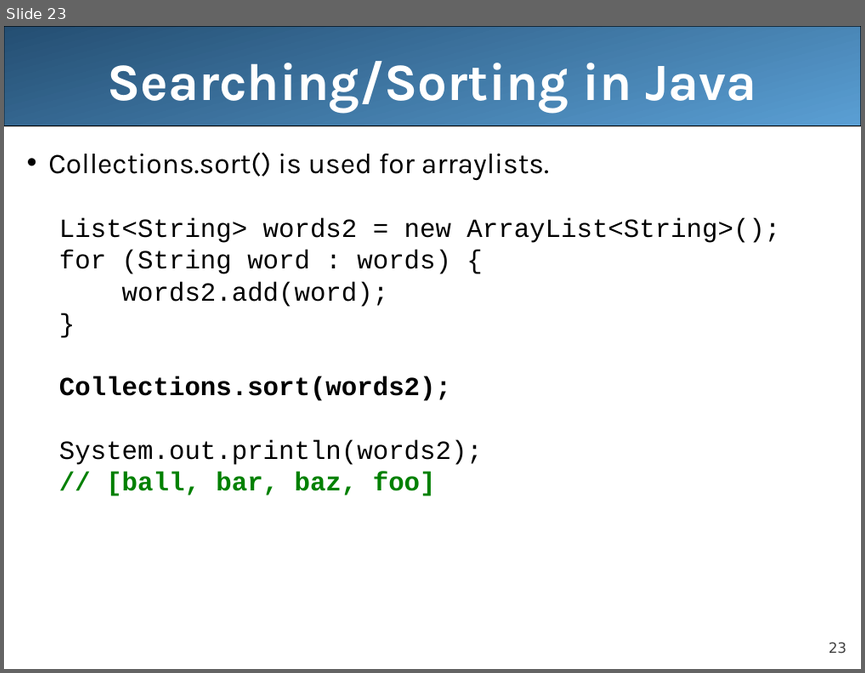
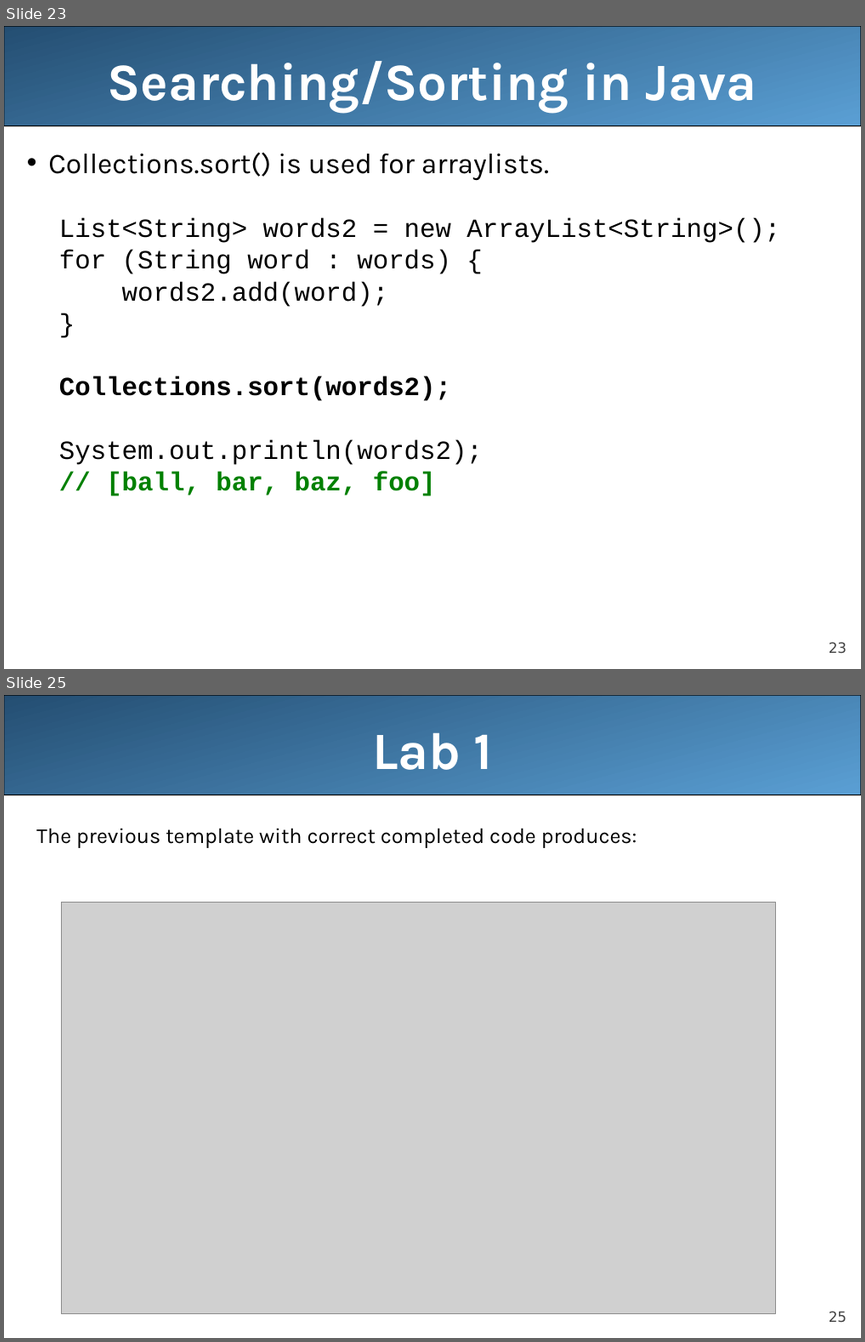
Before and after one commit to LongBaoNguyen/longbaonguyen.github.io, a slide deck: courses/apcsa/lecture23.ppt. Shown one above the other, each under a label of ours: slide 23 before the commit, slides 23 and 25 after it; the slides between them are not shown. The pictures are 865x673 and 865x1342 pixels, drawn with LibreOffice and Linux fonts; fonts in the diff are those of the drawing; grey boxes stand for pictures. Boxes give left, top, right and bottom in pixels: in the first picture for what was removed or moved away, otherwise in the second. Text is boxed around its words. In the diff, an @@ line names an element or a change of style, - is before the commit and + after.

```diff
--- a/courses/apcsa/lecture23.ppt
+++ b/courses/apcsa/lecture23.ppt
@@ slide 25 added at (4,695,861,1338), background #FFFFFF; not listed: 2 template elements that a slide beside it also shows @@
@@ title added at (372,732,493,770), 44 pt, text #FFFFFF, bold @@
+Lab 1
@@ text added at (36,828,637,848), 18 pt, text #000000 @@
+The previous template with correct completed code produces:
@@ picture added at (62,902,775,1314) @@
```
Also in this commit, not shown: 2 slides changed, 1 other slide added, 2 slides removed, 6 other files.
